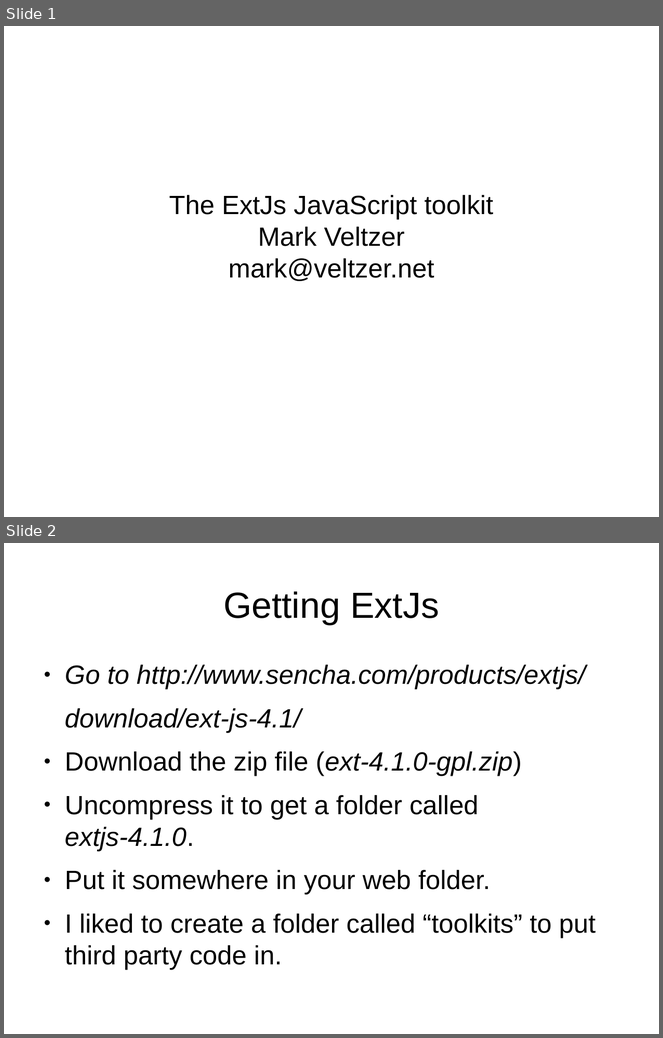
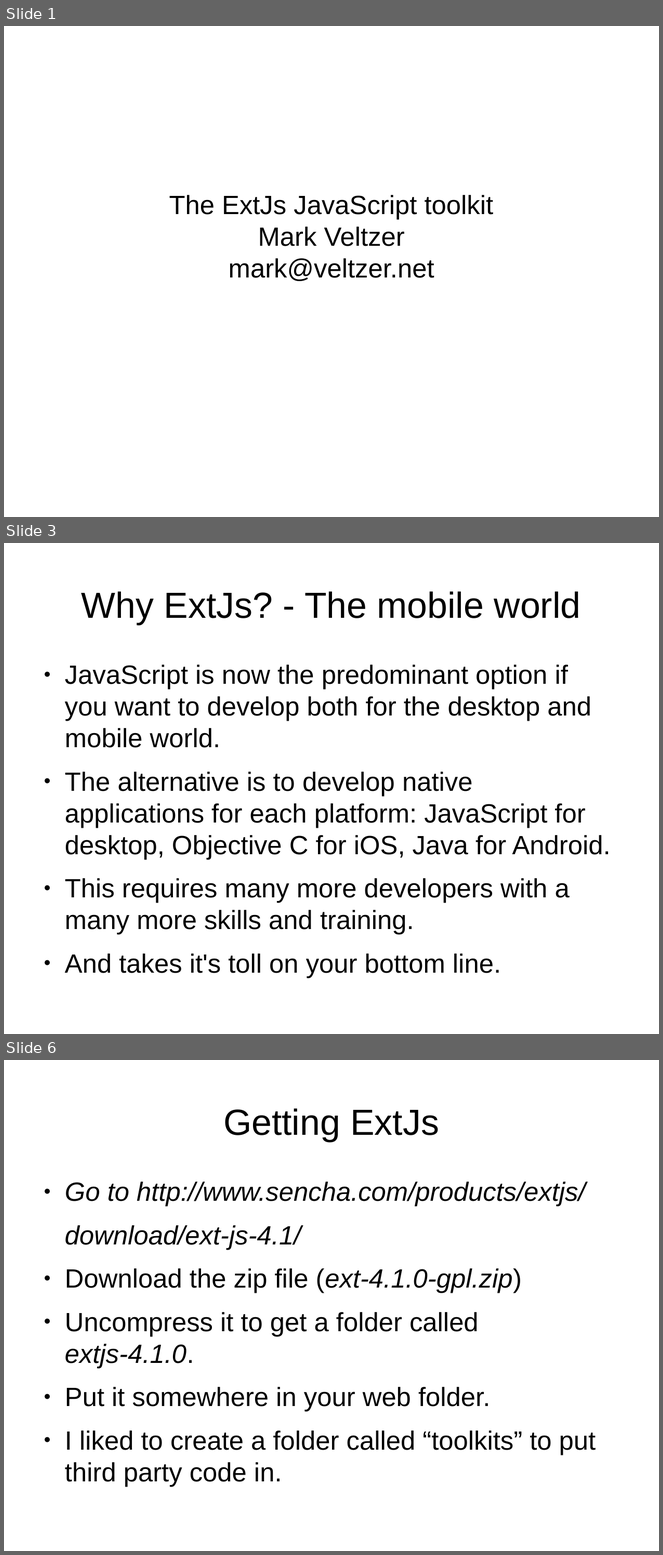
Before and after one commit to veltzer/demos, a slide deck: javascript/extjs/doc/extjs.odp. Shown one above the other, each under a label of ours: slides 1 and 2 before the commit, slides 1, 3 and 6 after it; the slides between them are not shown. The pictures are 663x1038 and 663x1555 pixels, drawn with LibreOffice and Linux fonts; fonts in the diff are those of the drawing. Boxes give left, top, right and bottom in pixels: in the first picture for what was removed or moved away, otherwise in the second. Text is boxed around its words. In the diff, an @@ line names an element or a change of style, - is before the commit and + after.

```diff
--- a/javascript/extjs/doc/extjs.odp
+++ b/javascript/extjs/doc/extjs.odp
@@ slide 3 added at [4, 543, 659, 1034], background #FFFFFF @@
@@ title added at [81, 591, 581, 625], 44 pt, text #000000 @@
+Why ExtJs? - The mobile world
@@ text added at [65, 665, 611, 978], 32 pt, text #000000 @@
+● JavaScript is now the predominant option if you want to develop both for the desktop and mobile world.
+● The alternative is to develop native applications for each platform: JavaScript for desktop, Objective C for iOS, Java for Android.
+● This requires many more developers with a many more skills and training.
+● And takes it's toll on your bottom line.
@@ what was slide 2 is now slide 6 @@
```
Also in this commit, not shown: 3 other slides added, 7 other files.
